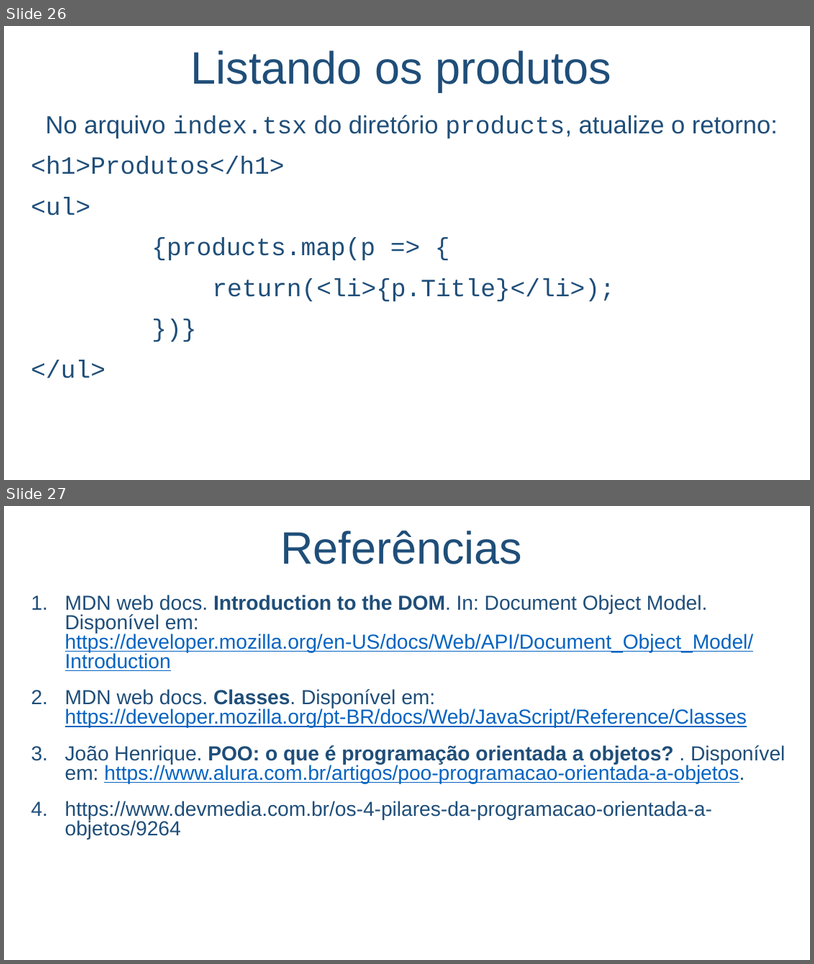
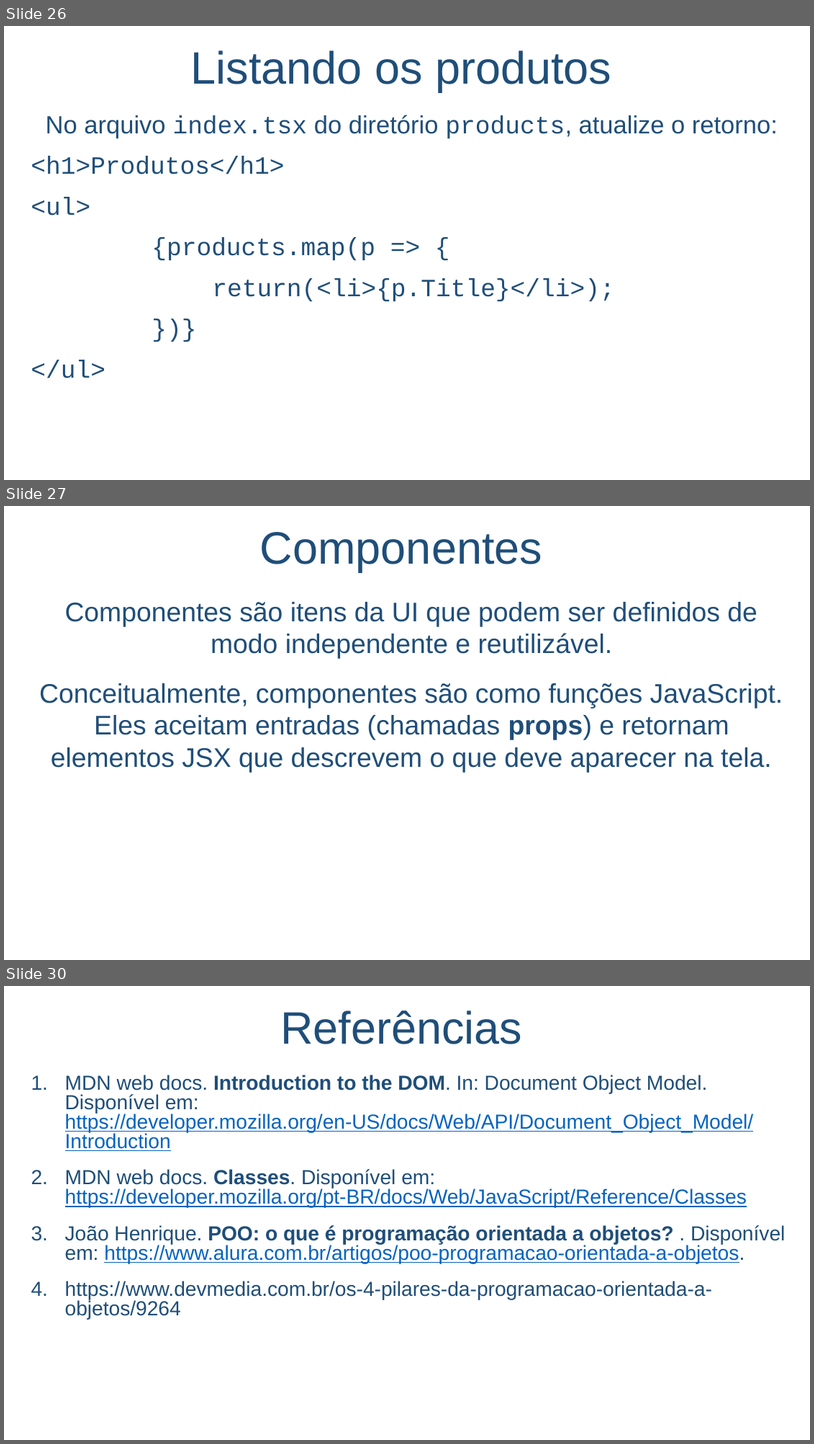
Before and after one commit to salmo-jr/public-slides, a slide deck: React.pptx. Shown one above the other, each under a label of ours: slides 26 and 27 before the commit, slides 26, 27 and 30 after it; the slides between them are not shown. The pictures are 814x964 and 814x1444 pixels, drawn with LibreOffice and Linux fonts; fonts in the diff are those of the drawing; background and template pictures are left out. Boxes give left, top, right and bottom in pixels: in the first picture for what was removed or moved away, otherwise in the second. Text is boxed around its words. In the diff, an @@ line names an element or a change of style, - is before the commit and + after.

```diff
--- a/React.pptx
+++ b/React.pptx
@@ slide 27 added at box(4, 506, 810, 960), background picture (left out) @@
@@ text added at box(260, 532, 543, 572), 54 pt, text #1F4E79 @@
+Componentes
@@ text added at box(39, 602, 784, 772), 32 pt, text #1F4E79 @@
+Componentes são itens da UI que podem ser definidos de modo independente e reutilizável.
+Conceitualmente, componentes são como funções JavaScript. Eles aceitam entradas (chamadas props) e retornam elementos JSX que descrevem o que deve aparecer na tela.
@@ what was slide 27 is now slide 30 @@
```
Also in this commit, not shown: 2 other slides added, 1 other file.
